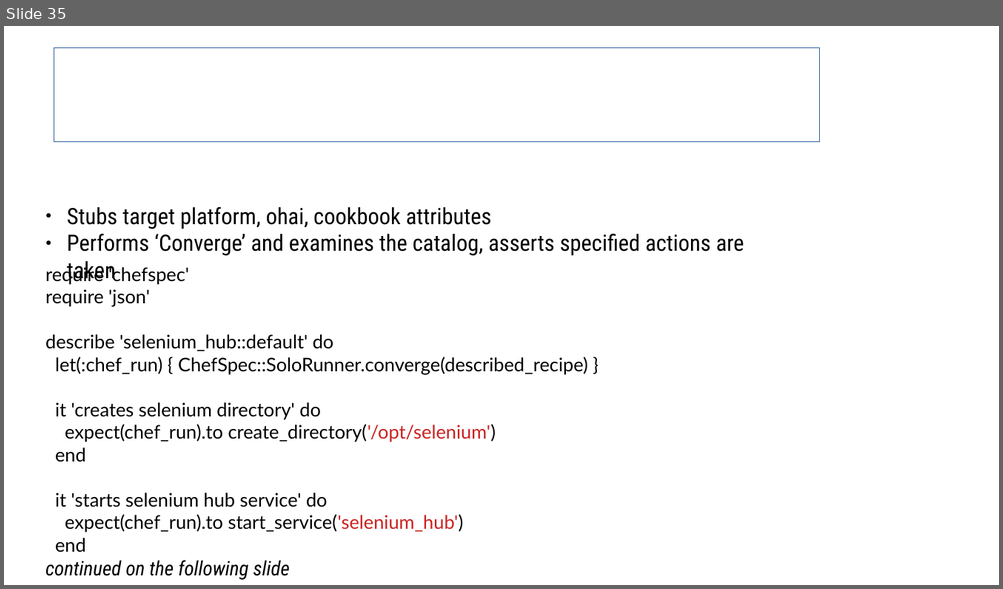
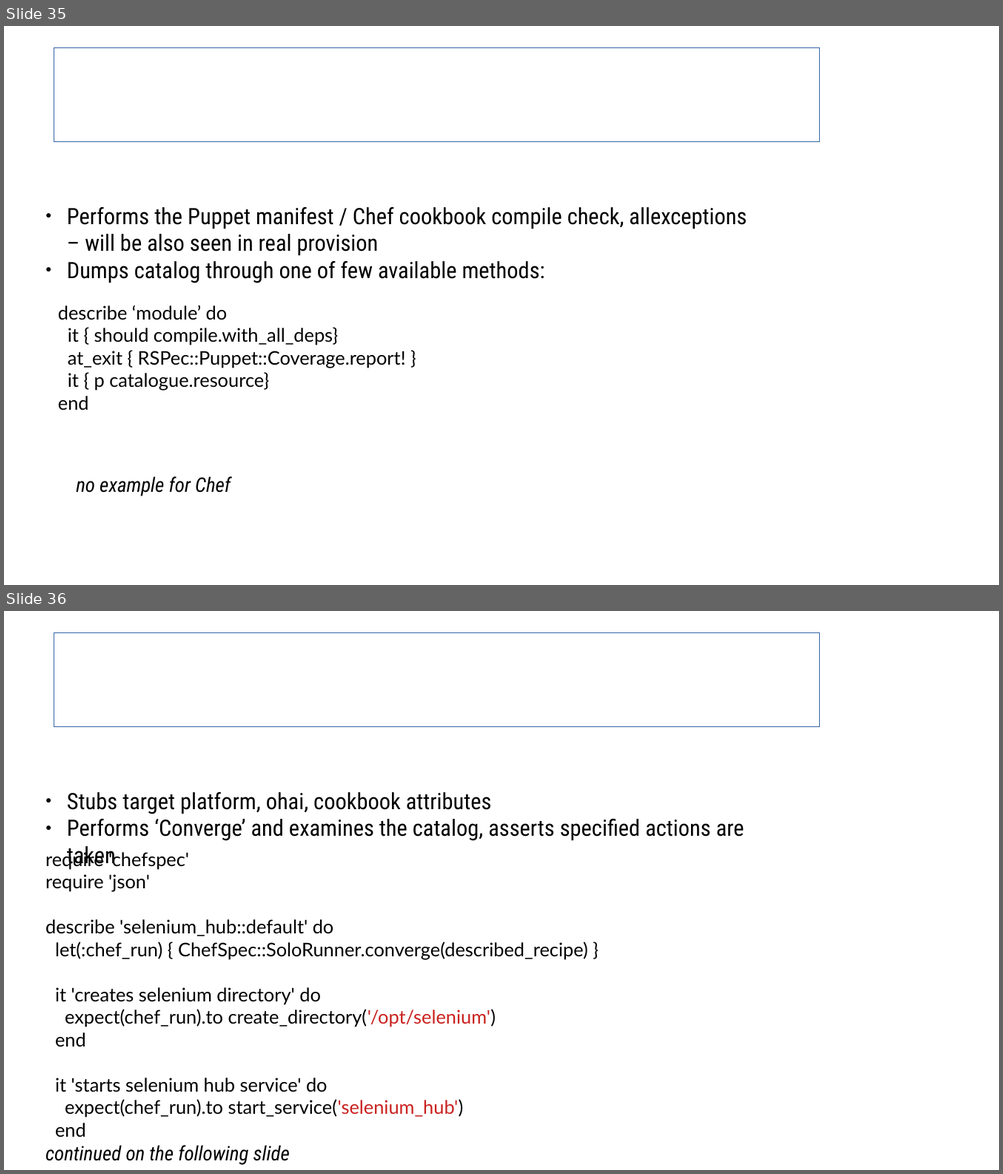
Before and after one commit to sergueik/uru_serverspec, a slide deck: Serverspec Integration in Cloud Provision.odp. Shown one above the other, each under a label of ours: slide 35 before the commit, slides 35 and 36 after it. The pictures are 1003x589 and 1003x1174 pixels, drawn with LibreOffice and Linux fonts; fonts in the diff are those of the drawing; background and template pictures are left out. Boxes give left, top, right and bottom in pixels: in the first picture for what was removed or moved away, otherwise in the second. Text is boxed around its words. In the diff, an @@ line names an element or a change of style, - is before the commit and + after.

```diff
--- a/Serverspec Integration in Cloud Provision.odp
+++ b/Serverspec Integration in Cloud Provision.odp
@@ slide 35 added at (4,26,999,585), background #FFFFFF @@
@@ title added at (54,48,820,142), outline #3465A4 0 pt, 31.1 pt, text #FFFFFF, bold @@
+Chef Spec
@@ text added at (67,207,746,284), 18 pt, text #000000 @@
+● Performs the Puppet manifest / Chef cookbook compile check, allexceptions – will be also seen in real provision
+● Dumps catalog through one of few available methods:
@@ text added at (58,305,406,410), 15 pt, text #000000 @@
+describe ‘module’ do
+it { should compile.with_all_deps}
+at_exit { RSPec::Puppet::Coverage.report! }
+it { p catalogue.resource}
+end
@@ text added at (76,477,230,497), 16 pt, text #000000, italic @@
+no example for Chef
@@ what was slide 35 is now slide 36 @@
```
Also in this commit, not shown: 1 slide changed, 1 other slide added, 1 other file.
